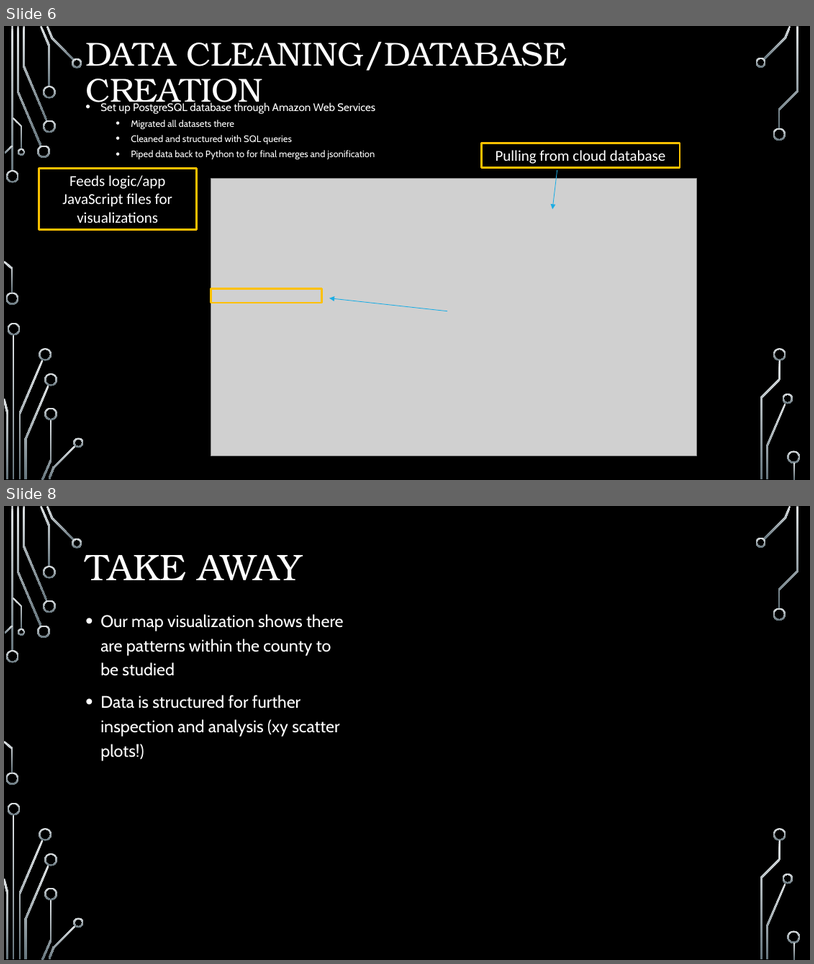
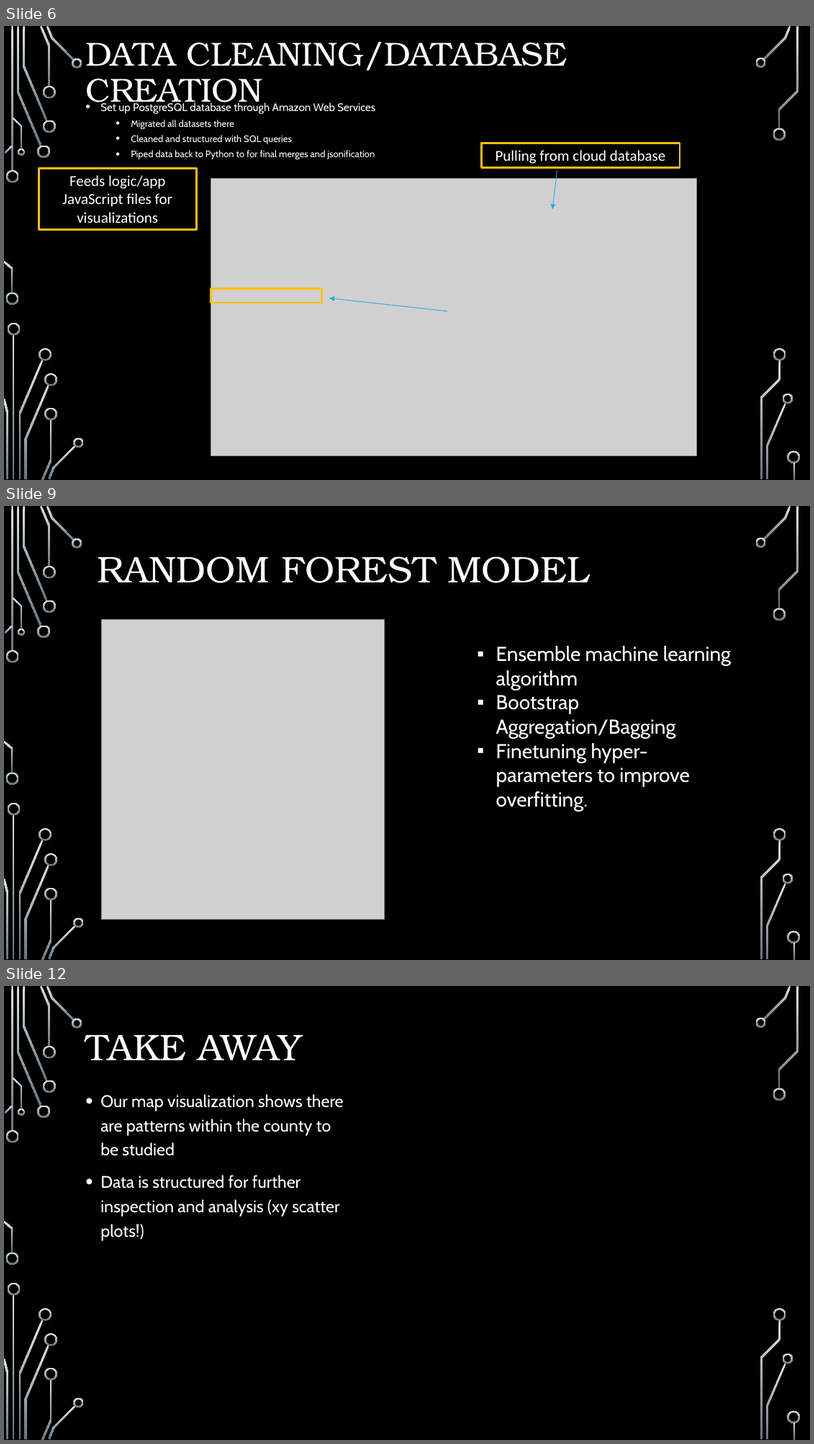
Before and after one commit to pkorat/ML-School-Rating-Prediction-Model, a slide deck: Final_Presentation_Project4.pptx. Shown one above the other, each under a label of ours: slides 6 and 8 before the commit, slides 6, 9 and 12 after it; the slides between them are not shown. The pictures are 814x964 and 814x1444 pixels, drawn with LibreOffice and Linux fonts; fonts in the diff are those of the drawing; grey boxes stand for pictures; background and template pictures are left out. Boxes give left, top, right and bottom in pixels: in the first picture for what was removed or moved away, otherwise in the second. Text is boxed around its words. In the diff, an @@ line names an element or a change of style, - is before the commit and + after.

```diff
--- a/Final_Presentation_Project4.pptx
+++ b/Final_Presentation_Project4.pptx
@@ slide 9 added at (x1=4, y1=506, x2=810, y2=960), background picture (left out); not listed: 36 template elements that a slide beside it also shows @@
@@ title added at (x1=98, y1=556, x2=590, y2=583), 44 pt, text #FFFFFF @@
+RANDOM FOREST MODEL
@@ picture added at (x1=101, y1=620, x2=384, y2=919) @@
@@ text added at (x1=496, y1=646, x2=731, y2=811), 24 pt, text #FFFFFF @@
+▪ Ensemble machine learning algorithm
+▪ Bootstrap Aggregation/Bagging
+▪ Finetuning hyper- parameters to improve overfitting.
@@ what was slide 8 is now slide 12 @@
```
Also in this commit, not shown: 3 slides changed, 3 other slides added.
